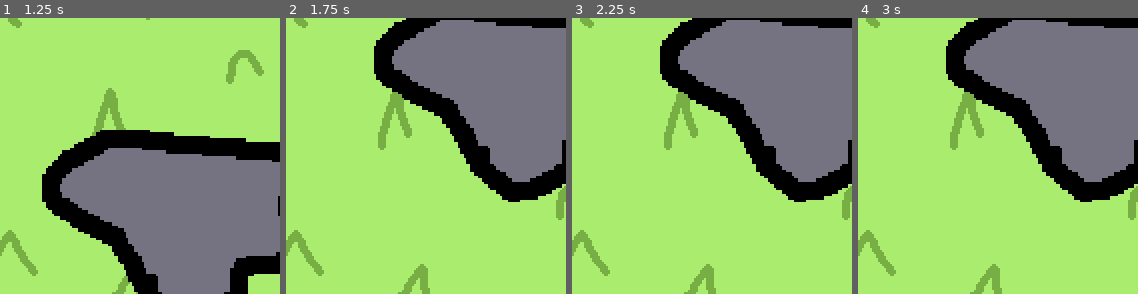
Above: before the commit, frames 1-4 (left to right).
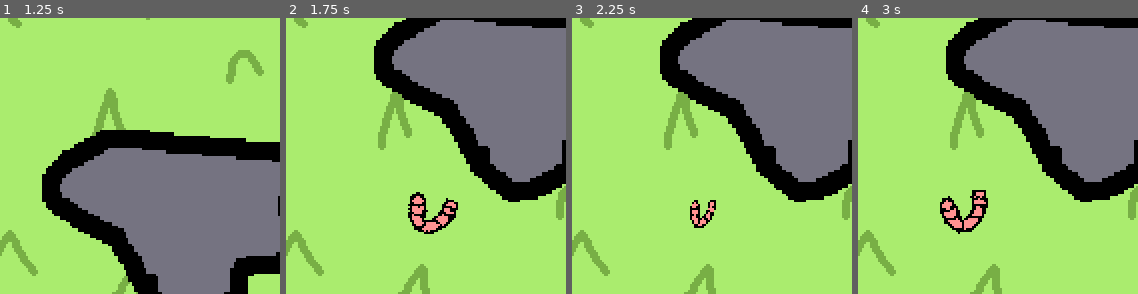
Above: after the commit, the same moments.

Repository: kennethbchen/Cool-Critters
Game: Godot game, scene res://title.tscn
The game is run twice, just before and just after one commit, with the same random seed, the same clock (stepped at 60 frames per second) and the same inputs.
Inputs (mouse positions are % of the whole screen's width and height, from its top left):
- Up to frame 1 (1.25 s): click "Observe Critters" at 0.5 s
- Up to frame 2 (1.75 s): tap Enter at 1.25 s; drag from (56, 46) to (64, 23) at 1.27 s
- Up to frame 3 (2.25 s): drag from (32, 53) to (64, 23) at 2.02 s
- Up to frame 4 (3 s): press the mouse at (64, 23) at 2.78 s
The pictures show only the part of the screen within x 23-73%, y 8-58%; the shares and areas given below are measured in that part.

Frame 1 is identical in both runs. In frame 2, 1.5% of the frame differs, in the area x 43-62%, y 63-79%; in frame 3, 0.6%; in frame 4, 1.5%, in the area x 29-47%, y 62-79%.

Commit message:
Started implementing critter and game logic

Diff:
--- /dev/null
+++ b/Game.gd
@@ -0,0 +1,12 @@
+extends Node2D
+
+@export var critter_scene: PackedScene
+
+# Called when the node enters the scene tree for the first time.
+func _ready():
+	pass # Replace with function body.
+
+
+# Called every frame. 'delta' is the elapsed time since the previous frame.
+func _process(delta):
+	pass
--- a/game.tscn
+++ b/game.tscn
@@ -1,17 +1,25 @@
-[gd_scene load_steps=5 format=3 uid="uid://b55kcv7uhnbqh"]
+[gd_scene load_steps=7 format=3 uid="uid://b55kcv7uhnbqh"]
 
 [ext_resource type="Script" path="res://scripts/Rock.gd" id="1_74gl1"]
+[ext_resource type="Script" path="res://Game.gd" id="1_e1h1s"]
 [ext_resource type="Texture2D" uid="uid://do110c20y1d8e" path="res://sprites/cool critters_Slices/Rock5.png" id="1_klhtb"]
 [ext_resource type="Texture2D" uid="uid://b2l53w5ojkmql" path="res://sprites/cool critters_Slices/Grass.png" id="1_lki38"]
+[ext_resource type="PackedScene" uid="uid://jervbtlwclkc" path="res://scenes/critter.tscn" id="2_rwof5"]
 
 [sub_resource type="CircleShape2D" id="CircleShape2D_3yklb"]
 radius = 44.7214
 
 [node name="game" type="Node2D"]
+script = ExtResource("1_e1h1s")
 
 [node name="Grass" type="Sprite2D" parent="."]
+z_index = -5
 position = Vector2(150, 150)
 texture = ExtResource("1_lki38")
+
+[node name="Critters" type="Node" parent="."]
+
+[node name="Critter" parent="Critters" instance=ExtResource("2_rwof5")]
 
 [node name="Rock" type="Area2D" parent="."]
 position = Vector2(157, 148)
--- /dev/null
+++ b/scenes/critter.tscn
@@ -0,0 +1,42 @@
+[gd_scene load_steps=31 format=3 uid="uid://jervbtlwclkc"]
+
+[ext_resource type="Script" path="res://scripts/Critter.gd" id="1_cctx2"]
+[ext_resource type="Texture2D" uid="uid://cmkej8usyfvy2" path="res://sprites/cool critters_Slices/Ant1.png" id="2_ond1y"]
+[ext_resource type="Texture2D" uid="uid://d35plot0uopec" path="res://sprites/cool critters_Slices/Ant2.png" id="3_oixag"]
+[ext_resource type="Texture2D" uid="uid://bpnxlxucog87l" path="res://sprites/cool critters_Slices/Ant3.png" id="4_1q3rg"]
+[ext_resource type="Texture2D" uid="uid://d2luexo75pdv6" path="res://sprites/cool critters_Slices/Ant4.png" id="5_gl7m8"]
+[ext_resource type="Texture2D" uid="uid://ya3arnqoqcgq" path="res://sprites/cool critters_Slices/Beetle1.png" id="6_glueu"]
+[ext_resource type="Texture2D" uid="uid://nghenlid4sp6" path="res://sprites/cool critters_Slices/Beetle2.png" id="7_bsq0v"]
+[ext_resource type="Texture2D" uid="uid://beae5a0vnkgvi" path="res://sprites/cool critters_Slices/Beetle3.png" id="8_5mc6b"]
+[ext_resource type="Texture2D" uid="uid://dm58m5h0c5wti" path="res://sprites/cool critters_Slices/Beetle4.png" id="9_vio80"]
+[ext_resource type="Texture2D" uid="uid://csmucgq3jf6gc" path="res://sprites/cool critters_Slices/Ladybug1.png" id="10_d76su"]
+[ext_resource type="Texture2D" uid="uid://ckdry06qqma2y" path="res://sprites/cool critters_Slices/Ladybug2.png" id="11_bst0y"]
+[ext_resource type="Texture2D" uid="uid://dytbfm71gburo" path="res://sprites/cool critters_Slices/Ladybug3.png" id="12_q1cgd"]
+[ext_resource type="Texture2D" uid="uid://dmje18koc3tut" path="res://sprites/cool critters_Slices/Ladybug4.png" id="13_aacef"]
+[ext_resource type="Texture2D" uid="uid://dymxg1pddxw3l" path="res://sprites/cool critters_Slices/Millipede1.png" id="14_jdlkv"]
+[ext_resource type="Texture2D" uid="uid://d13dxneibrtvw" path="res://sprites/cool critters_Slices/Millipede2.png" id="15_e0138"]
+[ext_resource type="Texture2D" uid="uid://btn4ntrg8qi8g" path="res://sprites/cool critters_Slices/Millipede3.png" id="16_nbhyi"]
+[ext_resource type="Texture2D" uid="uid://caa5sk2b5n3sw" path="res://sprites/cool critters_Slices/Millipede4.png" id="17_nd5um"]
+[ext_resource type="Texture2D" uid="uid://v3kft0drulif" path="res://sprites/cool critters_Slices/Spider1.png" id="18_cjd73"]
+[ext_resource type="Texture2D" uid="uid://cb6f3xe3mcdg0" path="res://sprites/cool critters_Slices/Spider2.png" id="19_eua0m"]
+[ext_resource type="Texture2D" uid="uid://cvdwjv21ytlbb" path="res://sprites/cool critters_Slices/Spider3.png" id="20_xosef"]
+[ext_resource type="Texture2D" uid="uid://b6adsdq7r37r3" path="res://sprites/cool critters_Slices/Spider4.png" id="21_jaoj6"]
+[ext_resource type="Texture2D" uid="uid://bouec8me77d5k" path="res://sprites/cool critters_Slices/Thing1.png" id="22_4vwu3"]
+[ext_resource type="Texture2D" uid="uid://cq7vwt4llc1x8" path="res://sprites/cool critters_Slices/Thing2.png" id="23_lnmqb"]
+[ext_resource type="Texture2D" uid="uid://bp6fhopjeskwp" path="res://sprites/cool critters_Slices/Thing3.png" id="24_fsf3l"]
+[ext_resource type="Texture2D" uid="uid://dm5pds6bujc0f" path="res://sprites/cool critters_Slices/Thing4.png" id="25_v7tdi"]
+[ext_resource type="Texture2D" uid="uid://dvanxkhoer0pr" path="res://sprites/cool critters_Slices/Worm1.png" id="26_k0xhq"]
+[ext_resource type="Texture2D" uid="uid://c0ece3ib5uicx" path="res://sprites/cool critters_Slices/Worm2.png" id="27_l4ps7"]
+[ext_resource type="Texture2D" uid="uid://cgbw1h02ijo07" path="res://sprites/cool critters_Slices/Worm3.png" id="28_m5tsr"]
+[ext_resource type="Texture2D" uid="uid://cwqbeuk8jje6f" path="res://sprites/cool critters_Slices/Worm4.png" id="29_qayts"]
+[ext_resource type="Script" path="res://scripts/SquashStretchHandler.gd" id="30_naghs"]
+
+[node name="Critter" type="Node2D"]
+z_index = -1
+position = Vector2(154, 143)
+script = ExtResource("1_cctx2")
+textures = Array[Texture2D]([ExtResource("2_ond1y"), ExtResource("3_oixag"), ExtResource("4_1q3rg"), ExtResource("5_gl7m8"), ExtResource("6_glueu"), ExtResource("7_bsq0v"), ExtResource("8_5mc6b"), ExtResource("9_vio80"), ExtResource("10_d76su"), ExtResource("11_bst0y"), ExtResource("12_q1cgd"), ExtResource("13_aacef"), ExtResource("14_jdlkv"), ExtResource("15_e0138"), ExtResource("16_nbhyi"), ExtResource("17_nd5um"), ExtResource("18_cjd73"), ExtResource("19_eua0m"), ExtResource("20_xosef"), ExtResource("21_jaoj6"), ExtResource("22_4vwu3"), ExtResource("23_lnmqb"), ExtResource("24_fsf3l"), ExtResource("25_v7tdi"), ExtResource("26_k0xhq"), ExtResource("27_l4ps7"), ExtResource("28_m5tsr"), ExtResource("29_qayts")])
+
+[node name="CritterSprite" type="Sprite2D" parent="."]
+texture = ExtResource("2_ond1y")
+script = ExtResource("30_naghs")
--- /dev/null
+++ b/scripts/Critter.gd
@@ -0,0 +1,22 @@
+extends Node2D
+
+@export var textures: Array[Texture2D]
+
+@export var speed: = 0.25
+
+@onready var sprite: Sprite2D = $CritterSprite
+
+var rand: RandomNumberGenerator
+# Called when the node enters the scene tree for the first time.
+func _ready():
+
+	rand = RandomNumberGenerator.new()
+	rand.randomize()
+
+	sprite.texture = textures[rand.randi_range(0, len(textures))]
+
+	rotation_degrees = rand.randf_range(-180, 180)
+
+func _process(delta):
+
+	position += transform.x * speed
--- /dev/null
+++ b/scripts/SquashStretchHandler.gd
@@ -0,0 +1,33 @@
+extends Sprite2D
+
+@export var scale_a = Vector2(.3, .4)
+@export var scale_b = Vector2(0.65, .55)
+
+@export var scale_duration: float = 0.6
+
+@export var rotation_a: float = 13
+@export var rotation_b: float = -13
+@export var rotation_duration: float = 1.23
+
+var scale_tween: Tween
+var rot_tween: Tween
+
+# Called when the node enters the scene tree for the first time.
+func _ready():
+
+	scale_tween = get_tree().create_tween()
+	scale_tween.set_trans(Tween.TRANS_QUAD)
+	scale_tween.set_ease(Tween.EASE_IN_OUT)
+	scale_tween.tween_property(self, "scale", scale_a, scale_duration)
+	scale_tween.tween_property(self, "scale", scale_b, scale_duration)
+	scale_tween.set_loops()
+
+	rot_tween = get_tree().create_tween()
+	rot_tween.set_trans(Tween.TRANS_QUAD)
+	rot_tween.tween_property(self, "rotation_degrees", rotation_a, rotation_duration)
+	rot_tween.tween_property(self, "rotation_degrees", rotation_b, rotation_duration)
+	rot_tween.set_loops()
+
+func _exit_tree():
+	scale_tween.stop()
+	rot_tween.stop()
--- a/scripts/TitleLogo.gd
+++ /dev/null
@@ -1,24 +0,0 @@
-extends Sprite2D
-
-var scale_tween: Tween
-var rot_tween: Tween
-
-# Called when the node enters the scene tree for the first time.
-func _ready():
-
-	scale_tween = get_tree().create_tween()
-	scale_tween.set_trans(Tween.TRANS_QUAD)
-	scale_tween.set_ease(Tween.EASE_IN_OUT)
-	scale_tween.tween_property(self, "scale", Vector2(.3, .4), 0.6)
-	scale_tween.tween_property(self, "scale", Vector2(.65, .55), 0.6)
-	scale_tween.set_loops()
-
-	rot_tween = get_tree().create_tween()
-	rot_tween.set_trans(Tween.TRANS_QUAD)
-	rot_tween.tween_property(self, "rotation_degrees", 13, 1.23)
-	rot_tween.tween_property(self, "rotation_degrees", -13, 1.23)
-	rot_tween.set_loops()
-
-func _exit_tree():
-	scale_tween.stop()
-	rot_tween.stop()
--- a/title.tscn
+++ b/title.tscn
@@ -3,8 +3,8 @@
 [ext_resource type="Script" path="res://addons/simplemenu/simple_menu/simple_menu.gd" id="1_1qc5c"]
 [ext_resource type="Texture2D" uid="uid://ct74ppg5jli38" path="res://sprites/cool critters_Slices/TitleLogo.png" id="1_240qt"]
 [ext_resource type="Script" path="res://addons/simplemenu/simple_menu_button_binding.gd" id="2_fic66"]
-[ext_resource type="Script" path="res://scripts/TitleLogo.gd" id="2_lfkql"]
 [ext_resource type="Texture2D" uid="uid://b2l53w5ojkmql" path="res://sprites/cool critters_Slices/Grass.png" id="3_24mm2"]
+[ext_resource type="Script" path="res://scripts/SquashStretchHandler.gd" id="5_ysxcy"]
 
 [sub_resource type="Resource" id="Resource_la555"]
 script = ExtResource("2_fic66")
@@ -27,7 +27,7 @@
 position = Vector2(152, 67)
 scale = Vector2(0.494652, 0.494652)
 texture = ExtResource("1_240qt")
-script = ExtResource("2_lfkql")
+script = ExtResource("5_ysxcy")
 
 [node name="CanvasLayer" type="CanvasLayer" parent="."]
 
